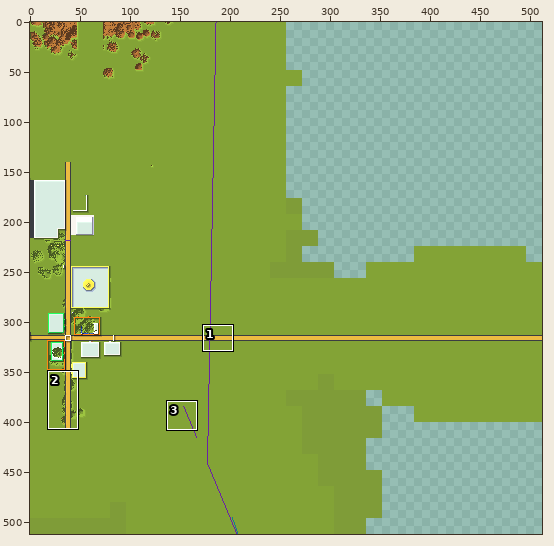
Two states of a sprite sheet, tiles/-5,1.png. Above, an overview of the earlier version with the close-up marked.
Close-up. Old version:
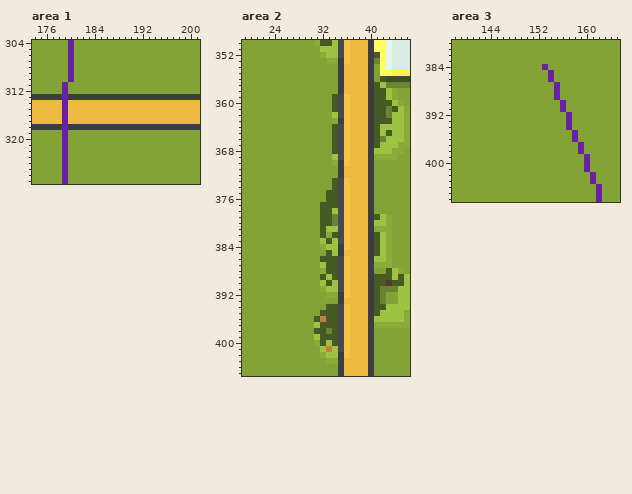
The file is 512x512 pixels. Colours within 5 levels of each other are drawn and written as one. Shown: area 1: x 174..201, y 304..327; area 2: x 19..46, y 350..405; area 3: x 138..165, y 380..406. The commit also changed other parts of the picture, which this record leaves out.
Now the later version:
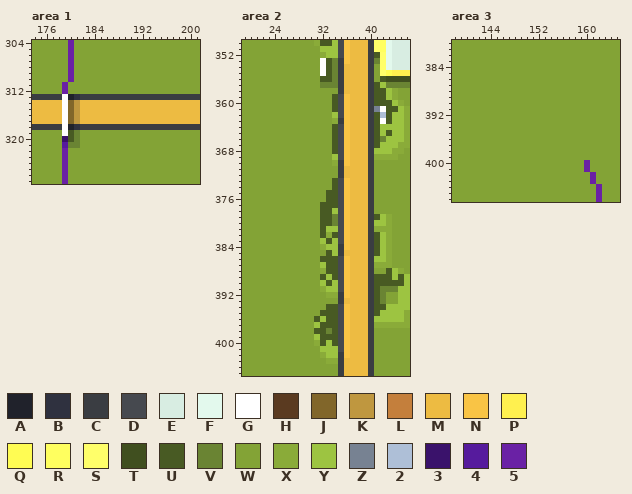
Palette (. is transparent): A #20222b  B #2f313f  C #3a3d42  D #46494f  E #d8ede2  F #e3f9ed  G #ffffff  H #5a3a20  J #81662a  K #bf973f  L #c47f3c  M #edbb42  N #f9c445  P #fff04f  Q #fffc53  R #ffff5f  S #ffff6a  T #404f1f  U #485a23  V #6a8433  W #83a336  X #8aab39  Y #9dc441  Z #778292  2 #aebfd7  3 #3a126b  4 #561b9d  5 #6a21a5
Change:
Area 1:
y 313: x 179..181 5CC -> GAB
y 314..317: x 179..181 5MM -> GJK
y 318: x 179..181 5CC -> GAB
y 319: x 179..181 5WW -> GUV
y 320: x 179..181 5WW -> 3UV
y 321: x 179..181 5WW -> 4VV
Area 2:
y 353: x 32..34 WXX -> GUV
y 354..355: x 32..34 WWW -> GUV
y 356: x 32..34 WWW -> UUV
y 357: x 32..34 WWW -> VVV
y 361: x 41..43 UUV -> ZGU
y 362: x 42..43 UV -> 2U
y 363: x 42 U -> G
y 390: x 43 H -> U
y 396: x 32 L -> Y
y 401: x 33 L -> Y
Area 3:
y 384: x 153 5 -> W
y 385..386: x 154 5 -> W
y 387..389: x 155 5 -> W
y 390..391: x 156 5 -> W
y 392..394: x 157 5 -> W
y 395..396: x 158 5 -> W
y 397..398: x 159 5 -> W
y 399: x 160 5 -> W
Where, in picture pixels (left, top, right, bottom), the same in both close-ups:
changed: (62, 94, 80, 148)
changed: (320, 58, 338, 88)
changed: (374, 106, 392, 124)
changed: (386, 280, 392, 286)
changed: (320, 316, 326, 322)
changed: (326, 346, 332, 352)
changed: (542, 64, 590, 160)
